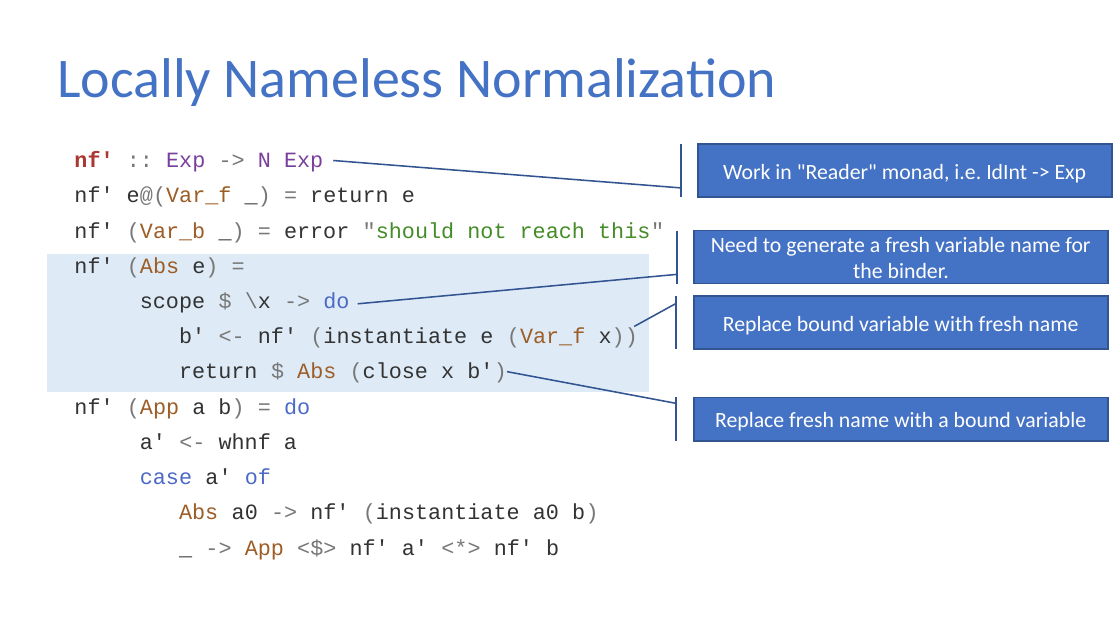
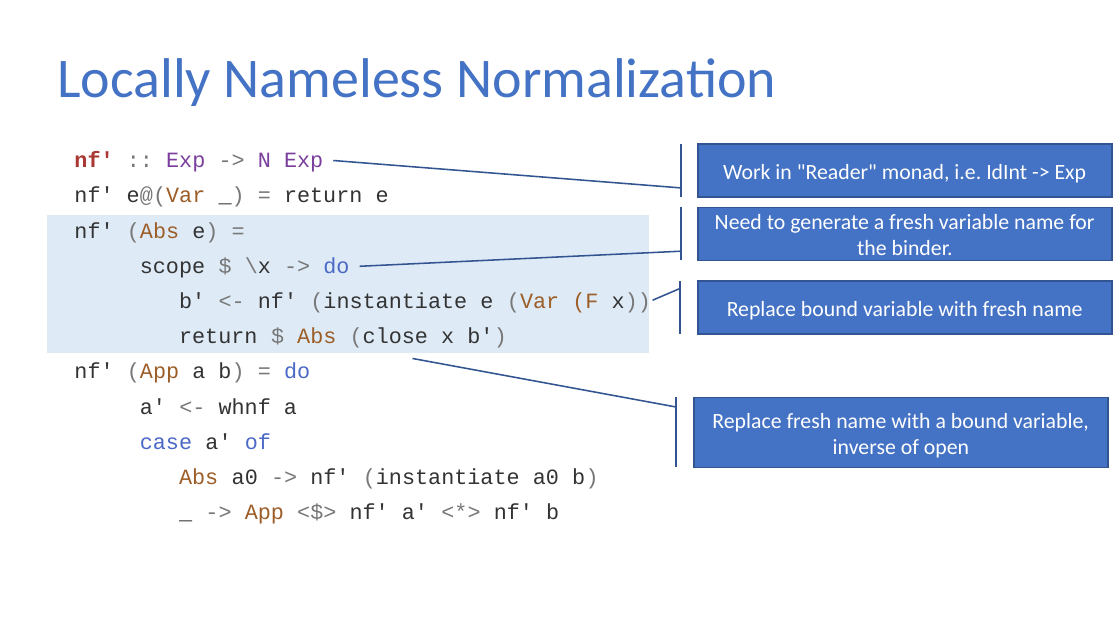
Before and after one commit to sweirich/lambda-n-ways, a slide deck: slide 37 of plclub-2021.pptx. Drawn at 1120x630 pixels with LibreOffice and Linux fonts; fonts in the diff are those of the drawing. Boxes give left, top, right and bottom in pixels: in the first picture for what was removed or moved away, otherwise in the second. Text is boxed around its words. In the diff, an @@ line names an element or a change of style, - is before the commit and + after.

```diff
--- a/plclub-2021.pptx
+++ b/plclub-2021.pptx
@@ text at (x1=74, y1=187, x2=389, y2=207): text changed @@
-nf' e@(Var_f _) = return e
-nf' (Var_b _) = error "should not reach this"
+nf' e@(Var _) = return e
@@ accent border callout "Need to generate a fresh ..." moved from (x1=694, y1=231, x2=1108, y2=283) to (x1=698, y1=207, x2=1111, y2=260) @@
@@ rectangle moved from (x1=46, y1=252, x2=651, y2=392) to (x1=46, y1=214, x2=651, y2=354) @@
@@ text at (x1=179, y1=292, x2=651, y2=313): text changed @@
-b' <- nf' (instantiate e (Var_f x))
+b' <- nf' (instantiate e (Var (F x))
@@ accent border callout "Replace bound variable with fresh ..." moved from (x1=694, y1=296, x2=1108, y2=348) to (x1=698, y1=281, x2=1111, y2=334) @@
@@ proportions changed in 3 elements at (x1=698, y1=281, x2=1111, y2=334), (x1=698, y1=207, x2=1111, y2=260), (x1=694, y1=398, x2=1108, y2=468) @@
@@ accent border callout "Replace fresh name with a ..." resized from (x1=694, y1=398, x2=1108, y2=441) to (x1=694, y1=398, x2=1108, y2=468) @@
@@ text in accent border callout at (x1=712, y1=413, x2=1089, y2=458): text changed @@
-Replace fresh name with a bound variable
+Replace fresh name with a bound variable,
+inverse of open
```
Also in this commit, not shown: 12 other slides changed, 1 slide added, 2 slides removed, 13 other files.
